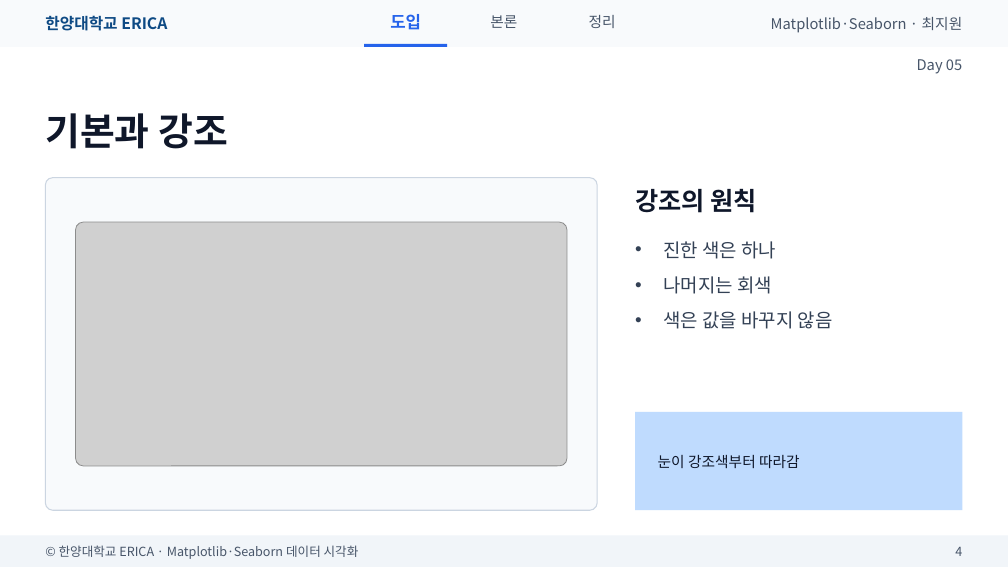
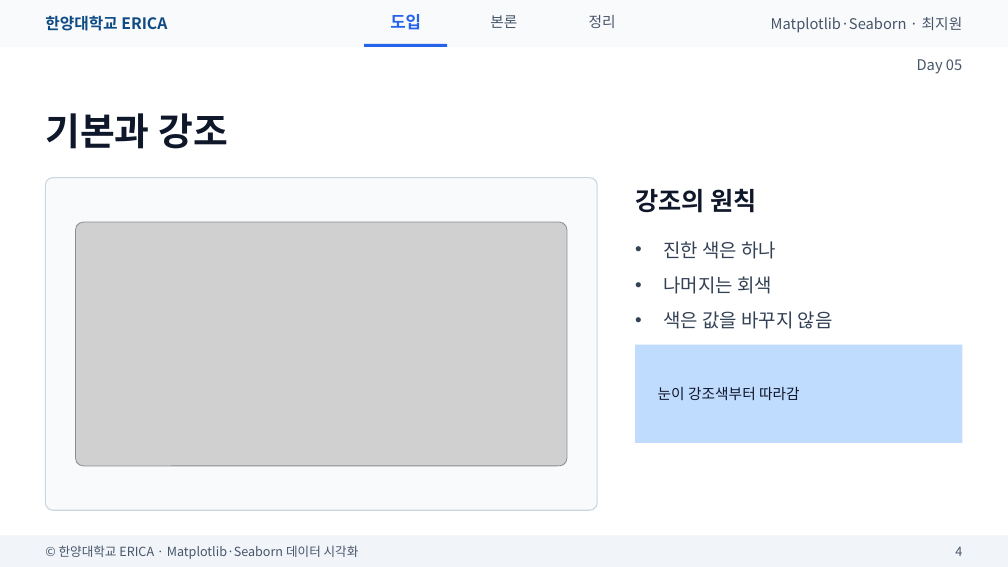
Before and after one commit to wonguwon/generate_lesson, a slide deck: slide 4 of materials/matplotlib-seaborn/ppt/Day05/Day05_꾸미기와여러그래프.pptx. Drawn at 1008x567 pixels with LibreOffice and Linux fonts; fonts in the diff are those of the drawing; grey boxes stand for pictures. Boxes give left, top, right and bottom in pixels: in the first picture for what was removed or moved away, otherwise in the second. Text is boxed around its words. In the diff, an @@ line names an element or a change of style, - is before the commit and + after.

```diff
--- a/materials/matplotlib-seaborn/ppt/Day05/Day05_꾸미기와여러그래프.pptx
+++ b/materials/matplotlib-seaborn/ppt/Day05/Day05_꾸미기와여러그래프.pptx
@@ rectangle: place and size @@
-rectangle at bbox=[635, 412, 963, 510]
+rectangle at bbox=[635, 345, 963, 443]
@@ text "눈이 강조색부터 따라감": place and size @@
-text "눈이 강조색부터 따라감" at bbox=[658, 455, 800, 468]
+text "눈이 강조색부터 따라감" at bbox=[658, 387, 800, 400]
```
Also in this commit, not shown: 6 other slides changed, 1 slide removed, 7 other files.
